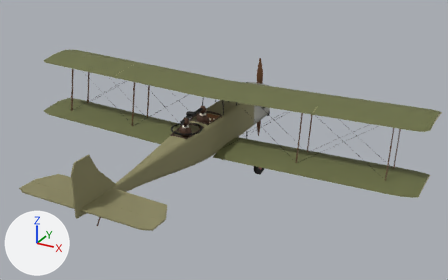
The glTF model public/models/dh4.glb as it was, and as the next commit left it.
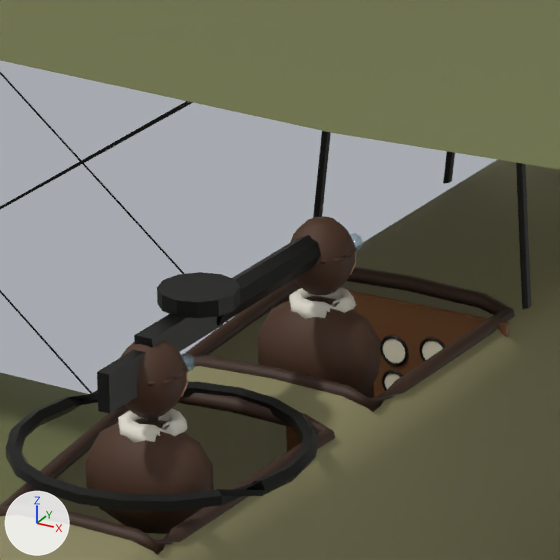
Each version appears first from a camera (50 mm lens) standing at (8.86, -15.94, 7.43) and looking at (0.65, -1.01, -0.03), and next in a close-up on the part from 38% to 51% of the width and 30% to 50% of the height. Arrows for +X, +Y and +Z are at lower left; the lights stay in place. The first two pictures are the older version. Where no turn or scale is listed for an object, it has been applied to the vertices. Vertices at exactly the same position are counted once.

Objects in the first close-up: 'Coaming', 'CockpitInterior', 'Fuselage', 'Gauge_Alt', 'Gauge_Alt_Bezel', 'Gauge_Compass', 'Gauge_Compass_Bezel', 'Gauge_Speed', 'Gauge_Speed_Bezel', 'Gun_Flexible', 'Gunner_Figure', 'Guns', 'Pilot_Figure', 'Struts', 'Wing_Lower_L', 'Wing_Upper_L', 'Wing_Upper_R', 'Wires'.
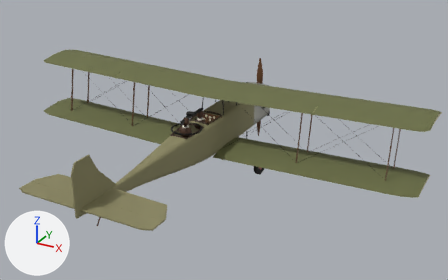
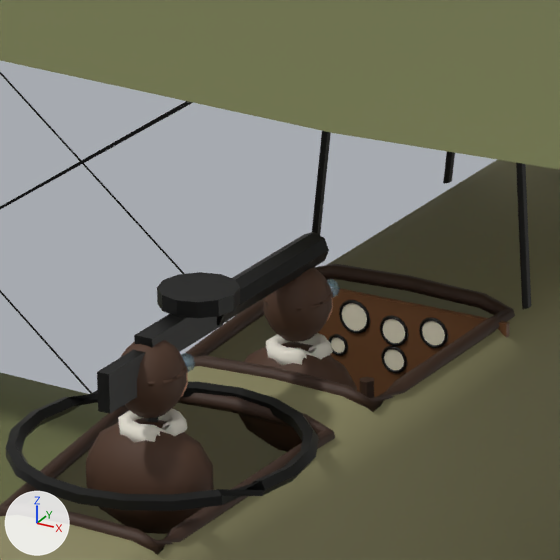
Boxes [x1, y1, x2, y2] around the edits, measured in the close-ups (560 x 560 px):
'Pilot_Figure', moved: before [258, 216, 380, 395]; after [238, 268, 357, 452]
'Gauge_Alt', moved: before [383, 339, 405, 363]; after [383, 319, 405, 343]
'Gauge_Speed', moved: before [422, 341, 443, 360]; after [422, 321, 445, 345]
'Gauge_RPM', moved (not visible before): after [342, 303, 367, 331]
'Gauge_Alt_Bezel', moved: before [380, 335, 408, 366]; after [380, 316, 408, 346]
'Gauge_Compass', moved: before [384, 373, 400, 389]; after [384, 349, 404, 370]
'Gauge_Speed_Bezel', moved: before [419, 337, 445, 362]; after [419, 317, 448, 349]
'Gauge_Compass_Bezel', moved: before [382, 370, 403, 391]; after [381, 346, 407, 374]
'Gauge_RPM_Bezel', moved (not visible before): after [339, 300, 370, 334]

The edits, one by one:
me_gauge_alt_bezel is used by ob_gauge_alt_bezel; location (0.0, 0.0, 0.0).
me_gauge_alt_bezel had 64 vertices, 128 faces and spanned x -0.051..0.051, y -0.708..-0.696, z 0.3513..0.4533.
me_gauge_alt_bezel now has 64 vertices, 128 faces and spans x -0.051..0.051, y -0.708..-0.696, z 0.4163..0.5183.
me_gauge_alt_bezel part 1: the whole mesh is moved by (0.0, 0.0, 0.065).
me_gauge_compass_bezel is used by ob_gauge_compass_bezel; location (0.0, 0.0, 0.0).
me_gauge_compass_bezel had 64 vertices, 128 faces and spanned x -0.046..0.046, y -0.708..-0.696, z 0.2463..0.3383.
me_gauge_compass_bezel now has 64 vertices, 128 faces and spans x -0.046..0.046, y -0.708..-0.696, z 0.3263..0.4183.
me_gauge_compass_bezel part 2: the whole mesh is moved by (0.0, 0.0, 0.08).
me_gauge_rpm_bezel is used by ob_gauge_rpm_bezel; location (0.0, 0.0, 0.0).
me_gauge_rpm_bezel had 64 vertices, 128 faces and spanned x -0.196..-0.084, y -0.708..-0.696, z 0.3663..0.4783.
me_gauge_rpm_bezel now has 64 vertices, 128 faces and spans x -0.196..-0.084, y -0.708..-0.696, z 0.4313..0.5433.
me_gauge_rpm_bezel part 3: the whole mesh is moved by (0.0, 0.0, 0.065).
me_gauge_speed_bezel is used by ob_gauge_speed_bezel; location (0.0, 0.0, 0.0).
me_gauge_speed_bezel had 64 vertices, 128 faces and spanned x 0.089..0.191, y -0.708..-0.696, z 0.3713..0.4733.
me_gauge_speed_bezel now has 64 vertices, 128 faces and spans x 0.089..0.191, y -0.708..-0.696, z 0.4363..0.5383.
me_gauge_speed_bezel part 4: the whole mesh is moved by (0.0, 0.0, 0.065).
me_pilot_figure is used by ob_pilot_figure; location (0.0, 0.0, 0.0).
me_pilot_figure had 304 vertices, 588 faces and spanned x -0.205..0.205, y -1.28..-1.0, z 0.386..0.976.
me_pilot_figure now has 304 vertices, 588 faces and spans x -0.205..0.205, y -1.42..-1.14, z 0.286..0.876.
me_pilot_figure part 5: the whole mesh is moved by (0.0, -0.14, -0.1).
Object 'Gauge_Alt' (ob_gauge_alt) moves from (0.0, -0.703, 0.402) to (0.0, -0.703, 0.467).
Object 'Gauge_Compass' (ob_gauge_compass) moves from (0.0, -0.703, 0.292) to (0.0, -0.703, 0.372).
Object 'Gauge_RPM' (ob_gauge_rpm) moves from (-0.14, -0.703, 0.422) to (-0.14, -0.703, 0.487).
Object 'Gauge_Speed' (ob_gauge_speed) moves from (0.14, -0.703, 0.422) to (0.14, -0.703, 0.487).
